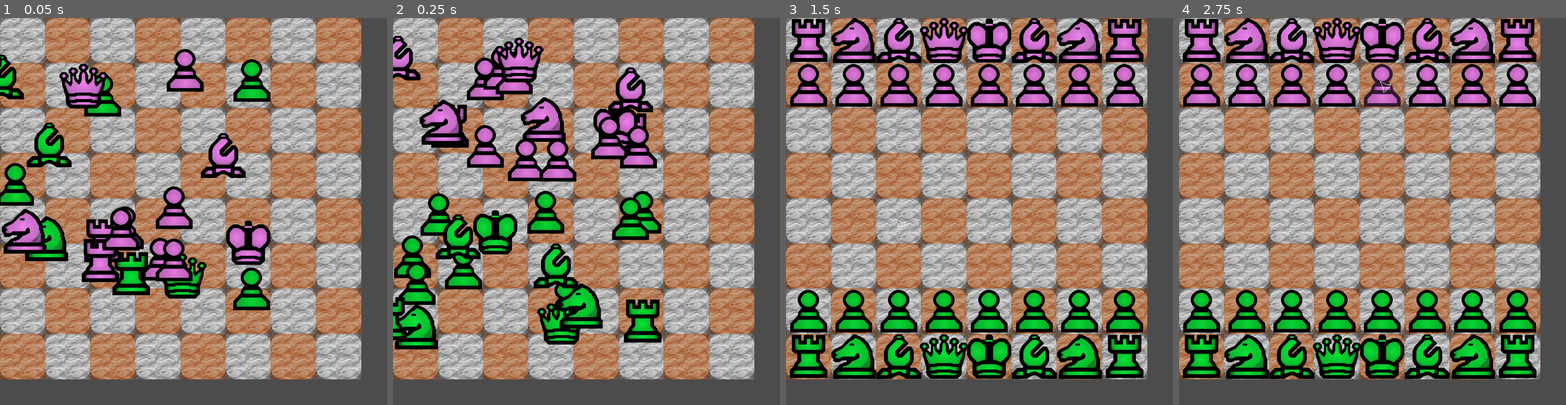
Above: before the commit, frames 1-4 (left to right).
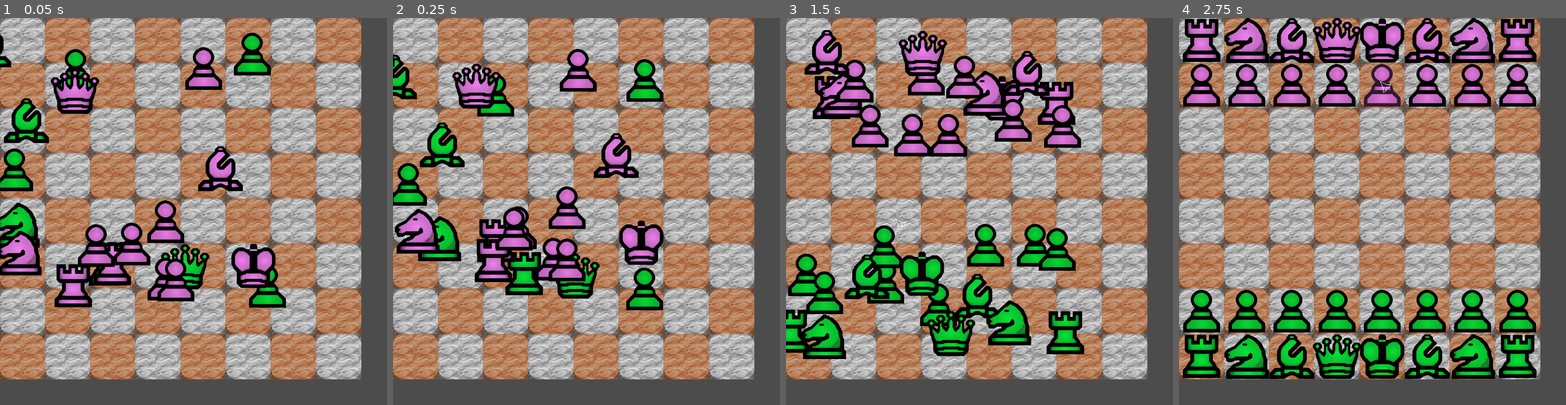
Above: after the commit, the same moments.

Repository: k11d/Chess
Game: Godot game, scene res://Game/Game.tscn
Same seed, same stepped clock (60 frames per second), same inputs: the game is played once before the commit and once after it.
Inputs (mouse positions are in pixels of both pictures, inside the frame that each line leads up to):
- Up to frame 1 (0.05 s): no input
- Up to frame 2 (0.25 s): no input
- Up to frame 3 (1.5 s): move the mouse to (1064, 192) at 0.52 s; move the mouse to (902, 230) at 1.27 s
- Up to frame 4 (2.75 s): move the mouse to (1411, 126) at 2.02 s

The runs differ from the first frame. In frame 1, 18% of the frame differs, in the area x 0-74%, y 3-76%; in frame 2, 28%; in frame 3, 39%, in the area x 0-93%, y 0-94%; in frame 4, nothing differs.

Commit message:
extracted tween setup and launch as move_piece

Diff:
--- a/Game/Game.gd
+++ b/Game/Game.gd
@@ -3,6 +3,7 @@
 
 export(Color) var white_mod_color = Color.lightgray
 export(Color) var black_mod_color = Color.violet
+var screen
 var tile_size := Vector2(128,128)
 var board
 var grid_positions := {} # grid_positions -> real positions
@@ -47,17 +48,19 @@
 
 func randomized_loc_show_in():
 	if white_player and black_player:
-		var screen = OS.get_window_size()
+		screen = OS.get_window_size()
 		for piece in white_player.pieces + black_player.pieces:
 			var target_position = piece.global_position
 			piece.global_position = Vector2(rand_range(-620.0, screen.x), rand_range(0.0, screen.y))
+			move_piece(piece, target_position)
+
+func move_piece(piece, target):
 			var t = Tween.new()
 			piece.add_child(t)
 			t.interpolate_property(piece, "global_position",
-				piece.global_position, target_position, 0.4,
-				Tween.TRANS_LINEAR, Tween.EASE_IN)
+		piece.global_position, target, 2.0,
+		Tween.TRANS_LINEAR, Tween.EASE_IN_OUT)
 			t.start()
-
 
 
 func real2boardpos(real_pos: Vector2, tile_size) -> Vector2:
